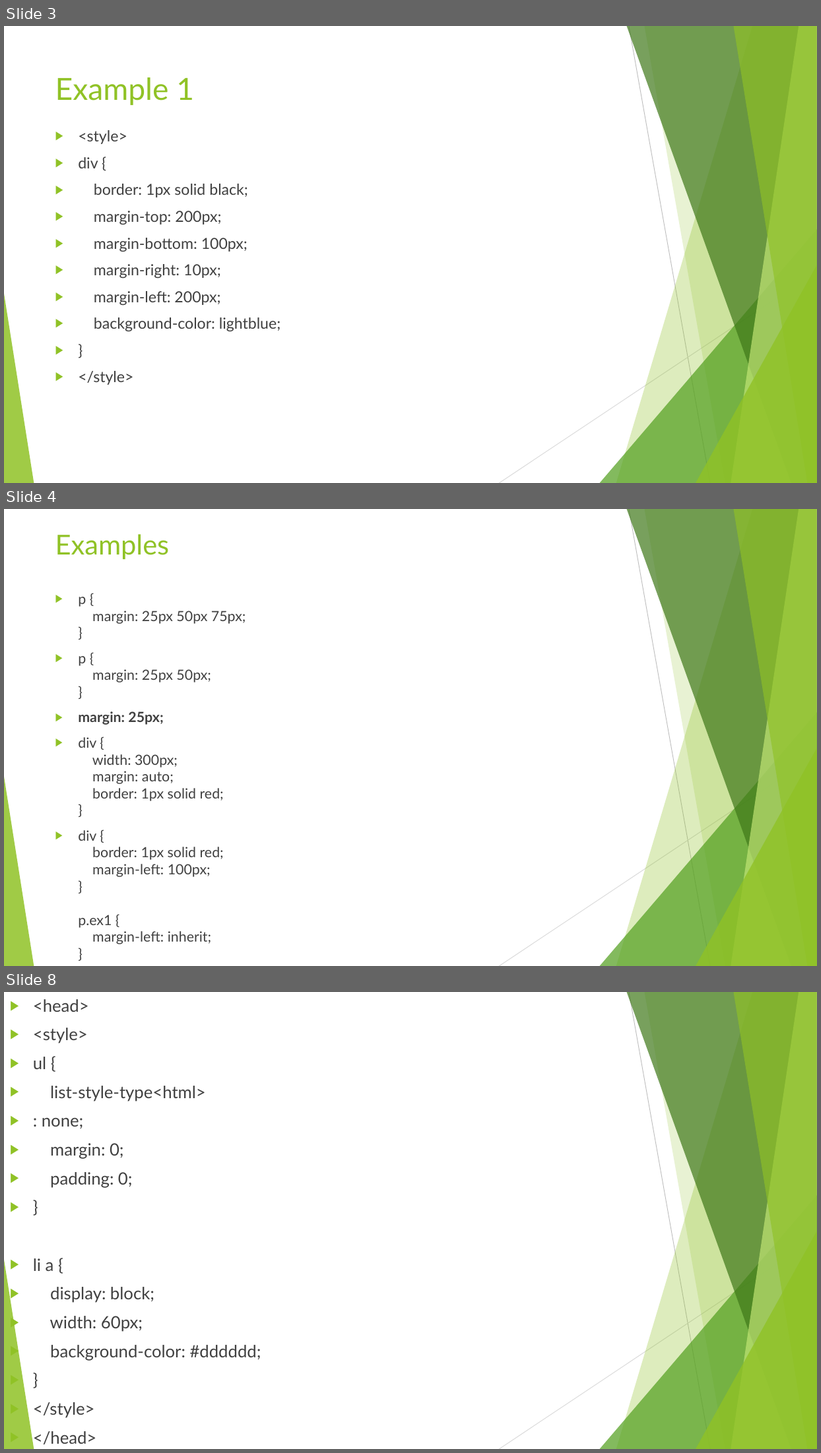
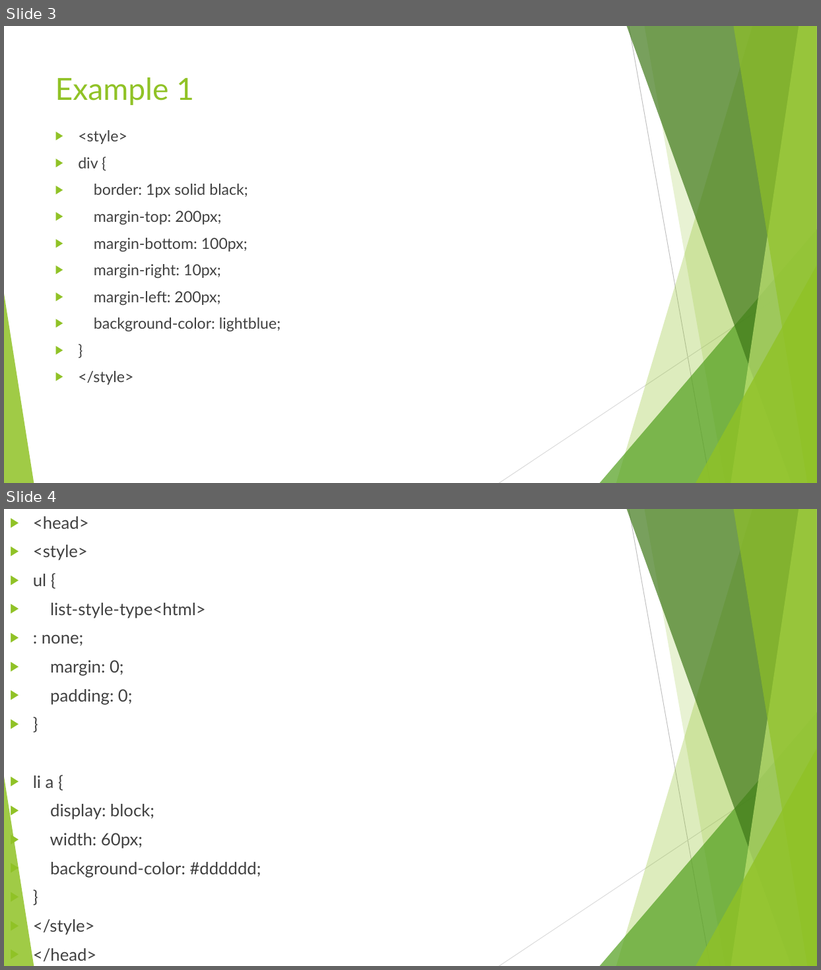
Before and after one commit to enjidotin/LECTURES-sem5, a slide deck: wp/ppts/CSS- Transforms Transitions Animations.pptx. Shown one above the other, each under a label of ours: slides 3, 4 and 8 before the commit, slides 3 and 4 after it; the slides between them are not shown. The pictures are 821x1453 and 821x970 pixels, drawn with LibreOffice and Linux fonts; fonts in the diff are those of the drawing. Boxes give left, top, right and bottom in pixels: in the first picture for what was removed or moved away, otherwise in the second. Text is boxed around its words. In the diff, an @@ line names an element or a change of style, - is before the commit and + after.

```diff
--- a/wp/ppts/CSS- Transforms Transitions Animations.pptx
+++ b/wp/ppts/CSS- Transforms Transitions Animations.pptx
@@ slide 4 removed at bbox=[4, 509, 817, 966], background #FFFFFF; not listed: 10 template elements that a slide beside it also shows @@
@@ title removed at bbox=[55, 534, 170, 559] @@
-Examples
@@ text removed at bbox=[78, 597, 246, 945] @@
-▶ p {
-  margin: 25px 50px 75px;
-  }
-▶ p {
-  margin: 25px 50px;
-  }
-▶ margin: 25px;
-▶ div {
-  width: 300px;
-  margin: auto;
-  border: 1px solid red;
-  }
-▶ div {
-  border: 1px solid red;
-  margin-left: 100px;
-  }
-  p.ex1 {
-  margin-left: inherit;
-  }
@@ what was slide 8 is now slide 4 @@
```
Also in this commit, not shown: 3 other slides removed, 18 other files.
